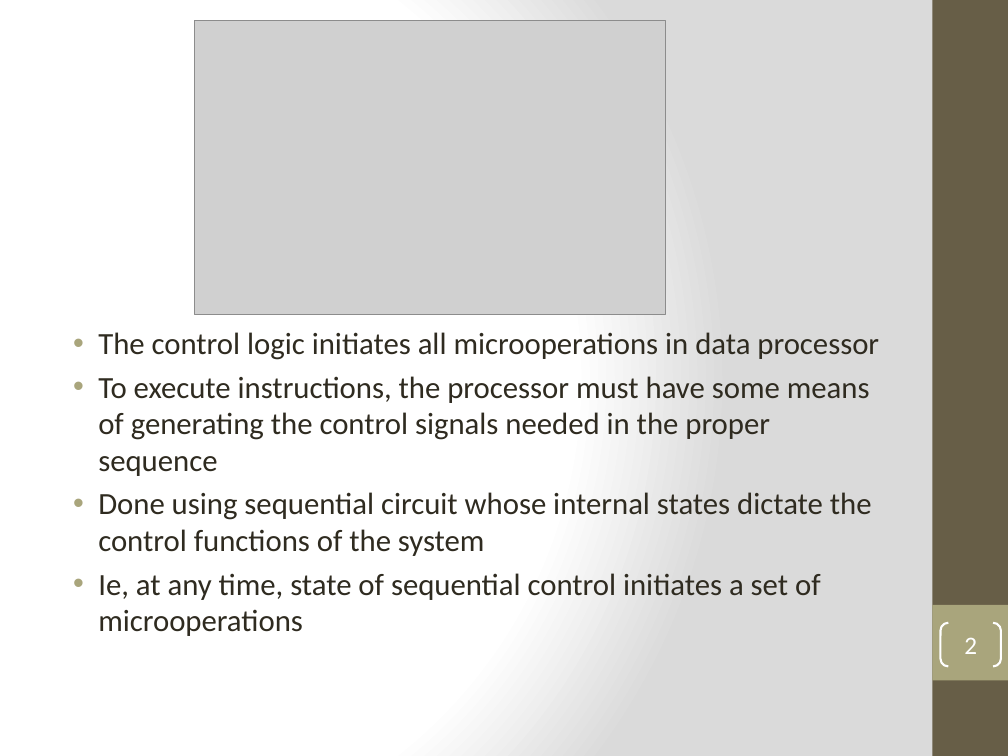
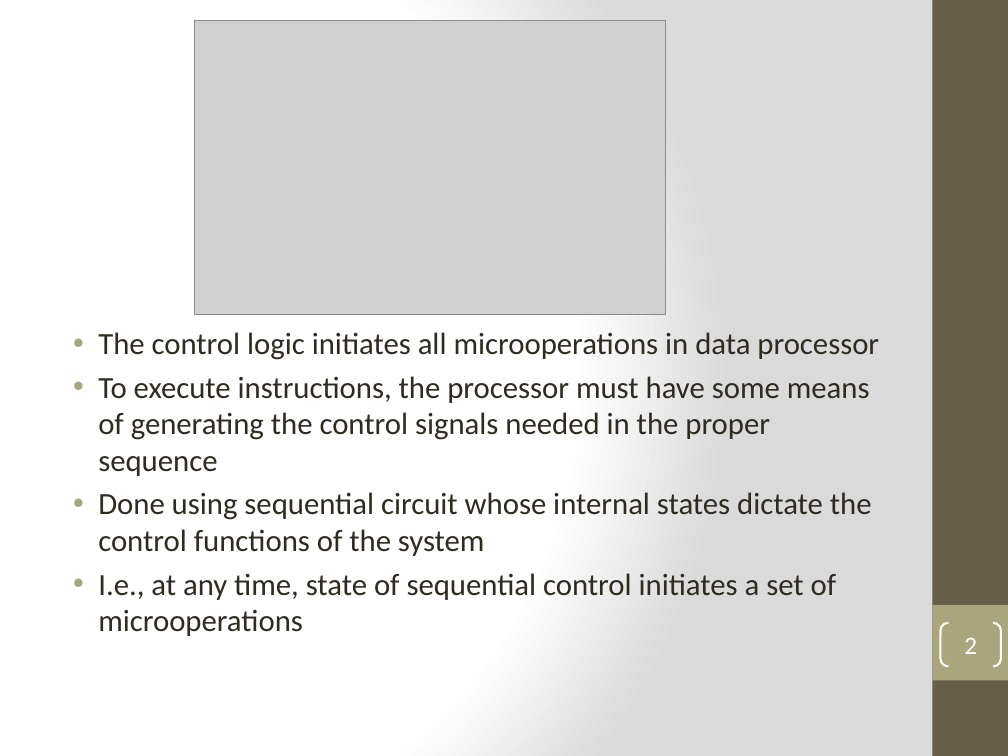
Before and after one commit to GeneralNitin/S4, a slide deck: slide 2 of S4/02. COA/Notes & PPTs/Module 6.1 - Control logic design.pptx. Drawn at 1008x756 pixels with LibreOffice and Linux fonts; fonts in the diff are those of the drawing; grey boxes stand for pictures. Boxes give left, top, right and bottom in pixels: in the first picture for what was removed or moved away, otherwise in the second. Text is boxed around its words. In the diff, an @@ line names an element or a change of style, - is before the commit and + after.

```diff
--- a/S4/02. COA/Notes & PPTs/Module 6.1 - Control logic design.pptx
+++ b/S4/02. COA/Notes & PPTs/Module 6.1 - Control logic design.pptx
@@ text at <box>98,573,837,636</box>: text changed @@
-• Ie, at any time, state of sequential control initiates a set of microoperations
+• I.e., at any time, state of sequential control initiates a set of microoperations
```
Also in this commit, not shown: 1 other slide changed, 3 other files.
